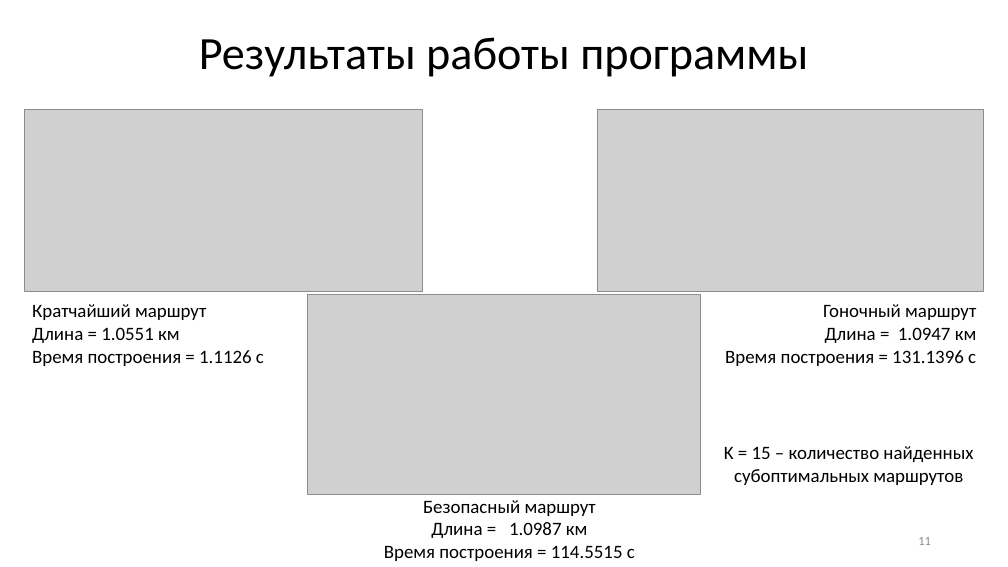
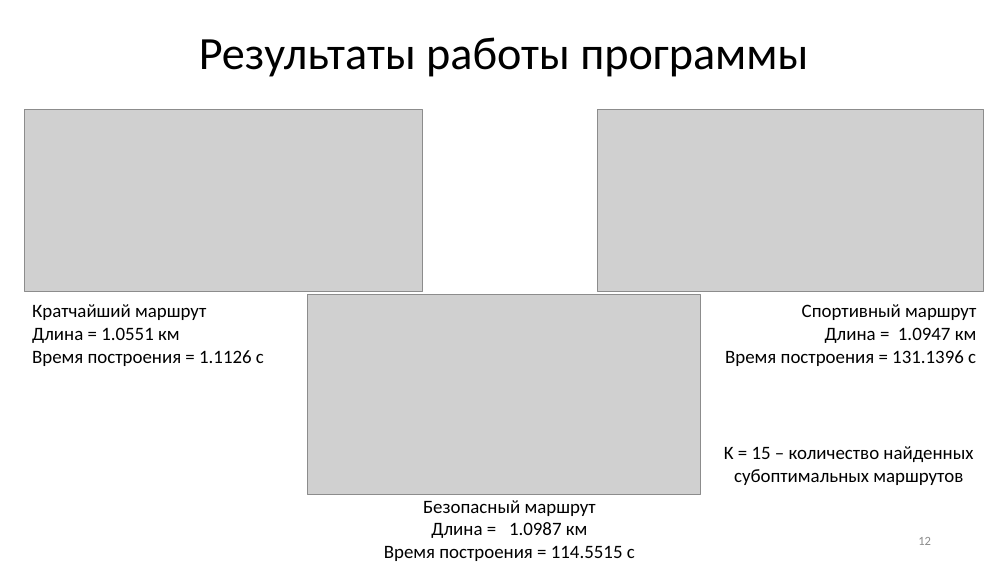
Before and after one commit to GorshkovNikita/Diploma, a slide deck: slide 12 of Documentation/Метод построения велосипедных маршрутов.pptx (slide 11 before the commit). Drawn at 1008x567 pixels with LibreOffice and Linux fonts; fonts in the diff are those of the drawing; grey boxes stand for pictures. Boxes give left, top, right and bottom in pixels: in the first picture for what was removed or moved away, otherwise in the second. Text is boxed around its words. In the diff, an @@ line names an element or a change of style, - is before the commit and + after.

```diff
--- a/Documentation/Метод построения велосипедных маршрутов.pptx
+++ b/Documentation/Метод построения велосипедных маршрутов.pptx
@@ text at <box>802,304,976,320</box>: text changed @@
-Гоночный маршрут
+Спортивный маршрут
```
Also in this commit, not shown: 3 other slides changed, 1 slide added, 10 other files.
